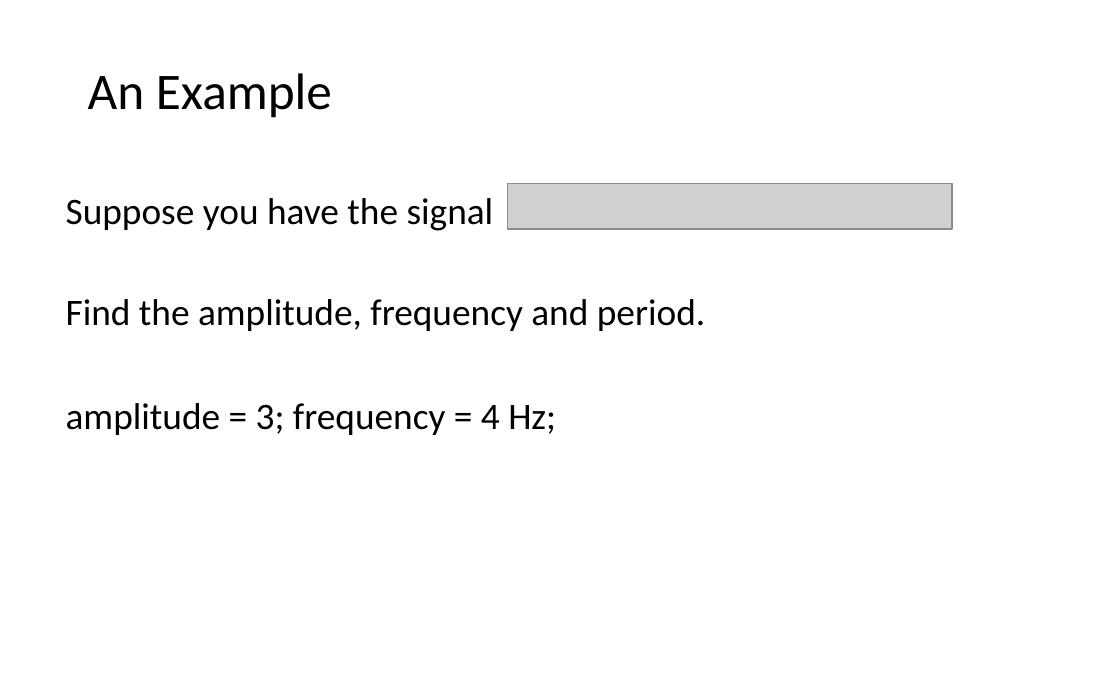
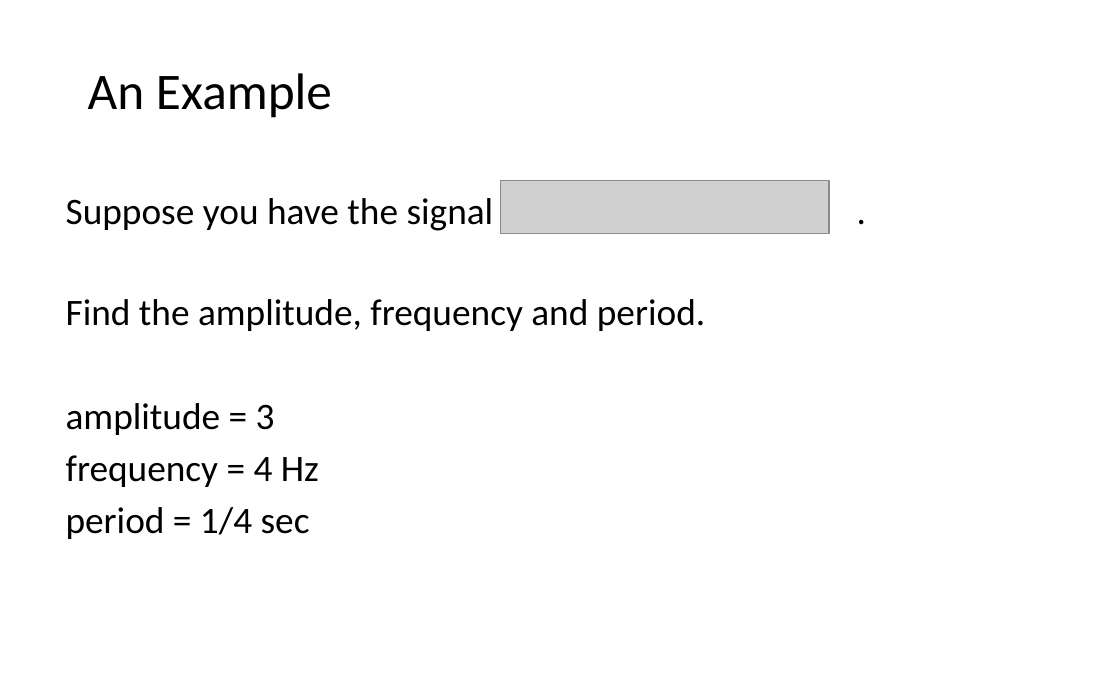
Before and after one commit to LongBaoNguyen/longbaonguyen.github.io, a slide deck: slide 10 of courses/apcsp/lect16.pptx. Drawn at 1120x700 pixels with LibreOffice and Linux fonts; fonts in the diff are those of the drawing; grey boxes stand for pictures; background and template pictures are left out. Boxes give left, top, right and bottom in pixels: in the first picture for what was removed or moved away, otherwise in the second. Text is boxed around its words. In the diff, an @@ line names an element or a change of style, - is before the commit and + after.

```diff
--- a/courses/apcsp/lect16.pptx
+++ b/courses/apcsp/lect16.pptx
@@ picture: place and size @@
-picture at (507, 184, 952, 228)
+picture at (501, 180, 829, 233)
@@ text at (66, 403, 319, 539): text changed @@
-amplitude = 3; frequency = 4 Hz;
+amplitude = 3
+frequency = 4 Hz
+period = 1/4 sec
```
Also in this commit, not shown: 6 other slides changed, 3 slides added, 1 slide removed, 8 other files.
